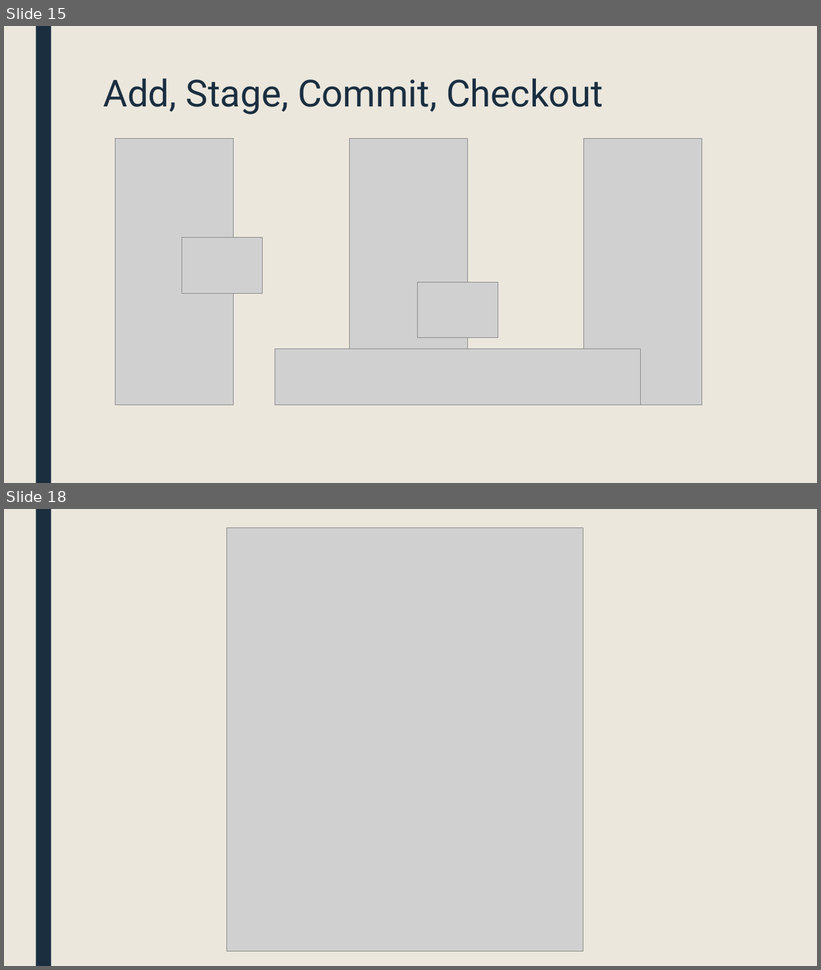
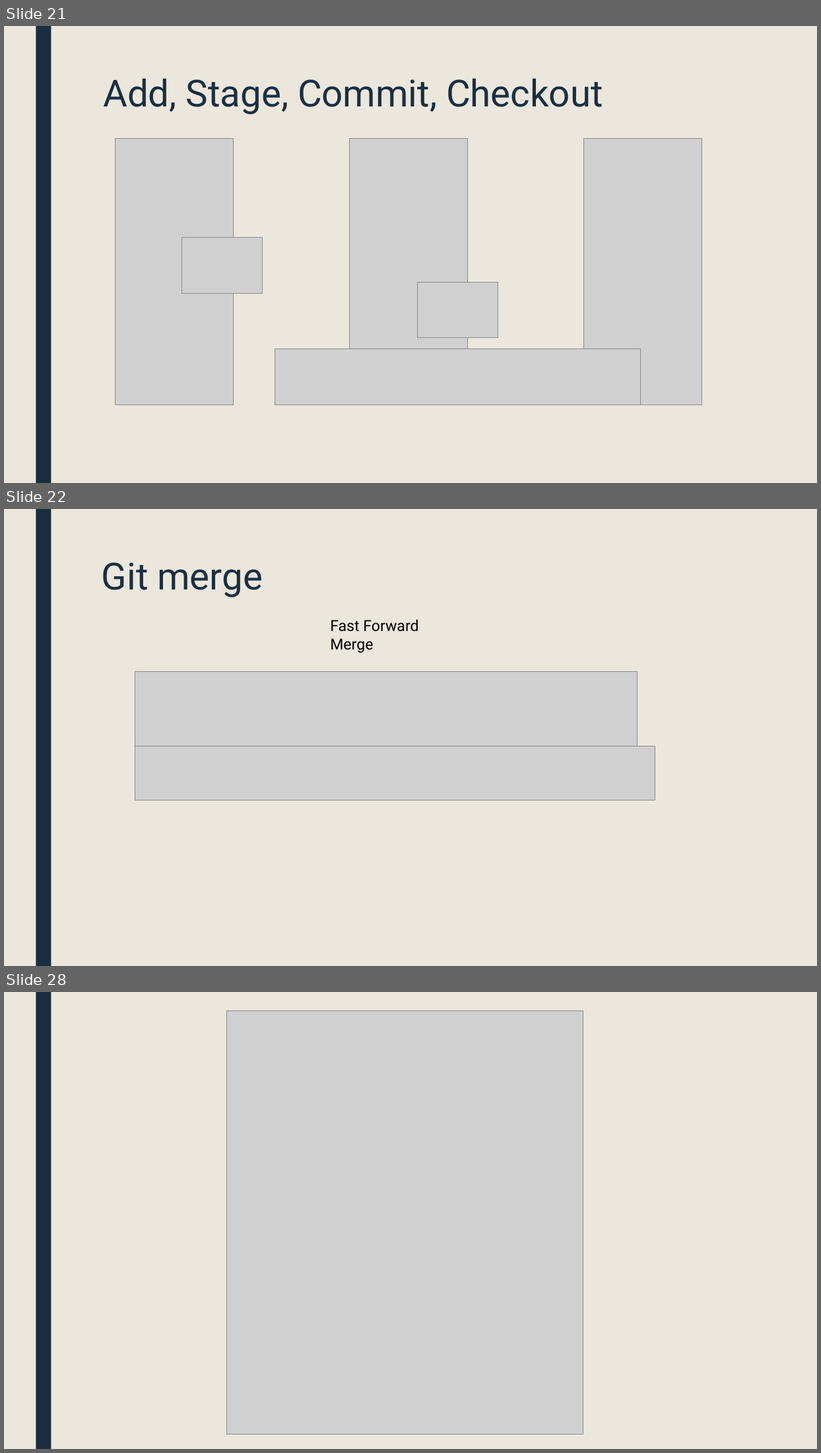
Before and after one commit to ufarm/sommer2016, a slide deck: GIT.pptx. Shown one above the other, each under a label of ours: slides 15 and 18 before the commit, slides 21, 22 and 28 after it; the slides between them are not shown. The pictures are 821x970 and 821x1453 pixels, drawn with LibreOffice and Linux fonts; fonts in the diff are those of the drawing; grey boxes stand for pictures. Boxes give left, top, right and bottom in pixels: in the first picture for what was removed or moved away, otherwise in the second. Text is boxed around its words. In the diff, an @@ line names an element or a change of style, - is before the commit and + after.

Commit message:
Added images for branches

```diff
--- a/GIT.pptx
+++ b/GIT.pptx
@@ slide 22 added at [4,509,817,966], background #EBE7DD; not listed: 1 template element that a slide beside it also shows @@
@@ title added at [102,562,263,597], 44 pt, text #1A2E40 @@
+Git merge
@@ text added at [330,619,418,653], 18 pt, text #000000 @@
+Fast Forward Merge
@@ picture added at [135,672,638,800] @@
@@ picture added at [135,747,655,801] @@
@@ what was slide 15 is now slide 21 @@
@@ what was slide 18 is now slide 28 @@
```
Also in this commit, not shown: 5 slides changed, 8 other slides added, 1 slide removed.
